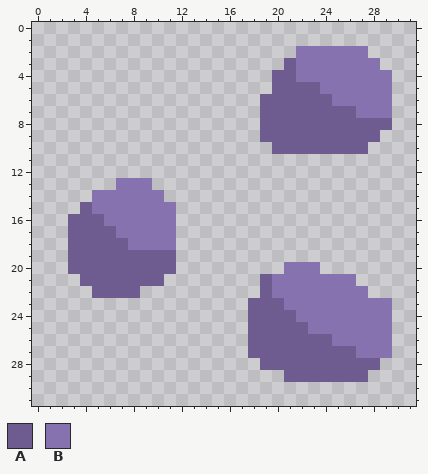
File history of a pixel-art sprite, sprites/blocks/environment/ore-obsidian3.png. The picture above is the old version.
The file is 32x32 pixels.
Palette (. is transparent): A #6e5c91  B #8672af
Pixels before, first column x 3:
 2 ...................BBBBBB..
 3 ..................ABBBBBBB.
 4 .................AABBBBBBBB
 5 .................AAAABBBBBB
 6 ................AAAAAABBBBB
 7 ................AAAAAAAABBB
 8 ................AAAAAAAAAAA
 9 ................AAAAAAAAAA.
10 .................AAAAAAAA..
11 ...........................
12 ...........................
13 ....BBB....................
14 ..BBBBBB...................
15 .ABBBBBBB..................
16 AAABBBBBB..................
17 AAAABBBBB..................
18 AAAAABBBB..................
19 AAAAAAAAA..................
20 AAAAAAAAA.........BBB......
21 .AAAAAAA........ABBBBBBB...
22 ..AAAA..........ABBBBBBBB..
23 ...............AAABBBBBBBBB
24 ...............AAAABBBBBBBB
25 ...............AAAAABBBBBBB
26 ...............AAAAAAABBBBB
27 ...............AAAAAAAAABBB
28 ................AAAAAAAAAA.
29 ..................AAAAAAA..
After the commit:
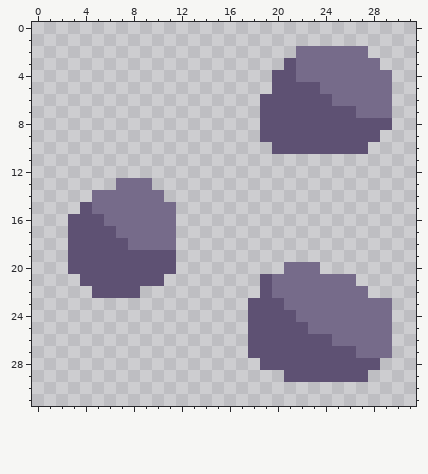
The commit says: Obsidian Ore recolor (again) we'll have to see how this looks ingame
Change:
Colour A changes from #6e5c91 to #5e5173.
Colour B changes from #8672af to #766b8a.
Where, in picture pixels (left, top, right, bottom), the same in both pictures:
changed: (260, 46, 392, 154)
changed: (68, 178, 176, 298)
changed: (248, 262, 392, 382)
